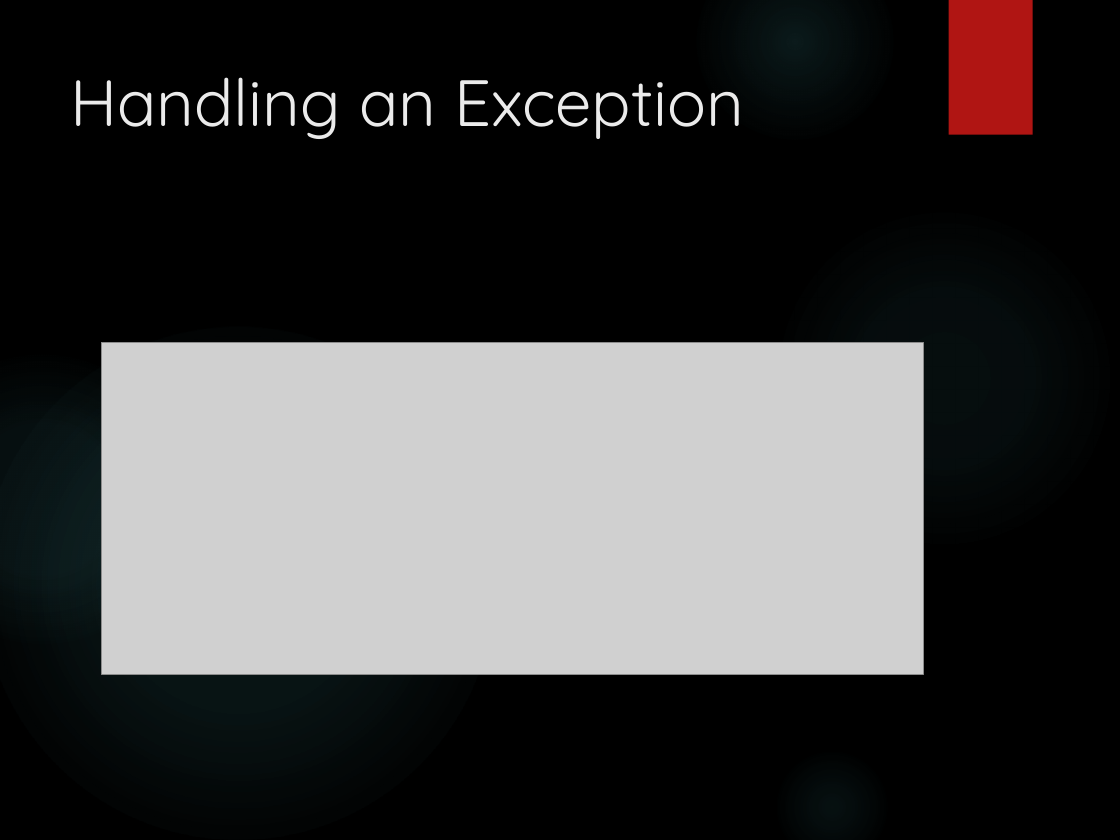
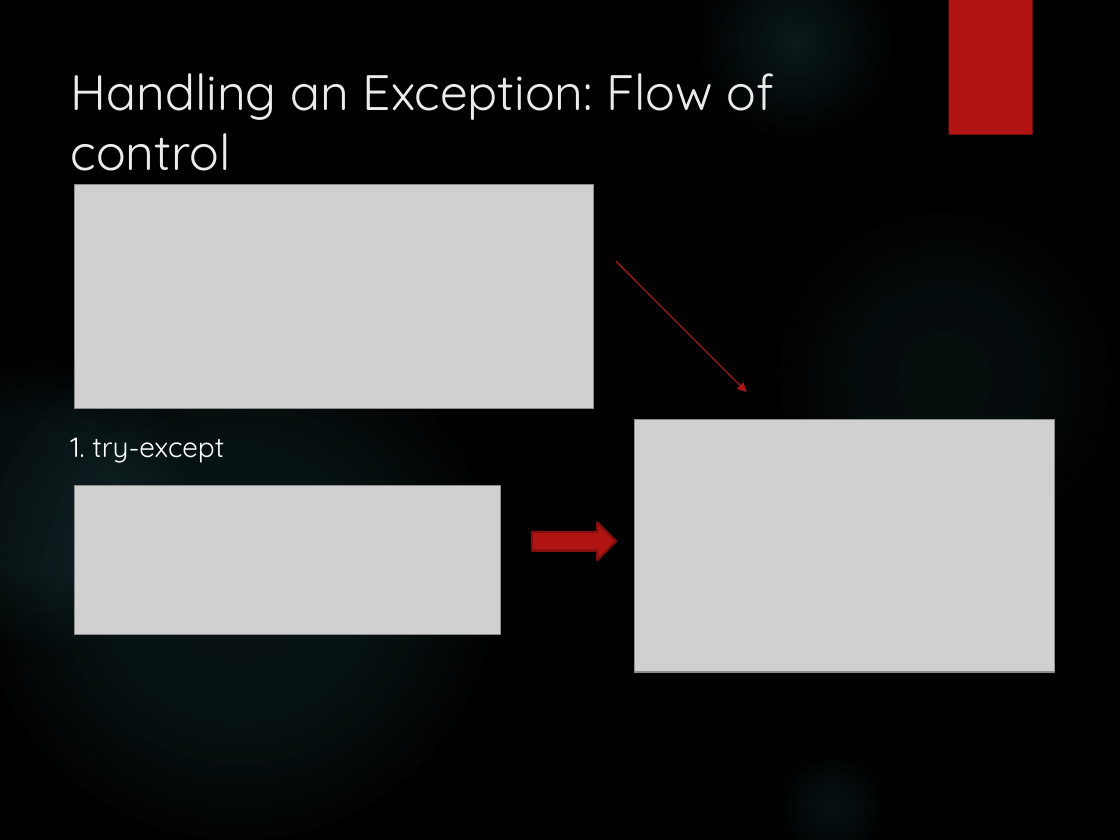
Before and after one commit to GLA-Python/python3.10.0, a slide deck: slide 3 of Topicwise PDF/Exception Handling.pptx. Drawn at 1120x840 pixels with LibreOffice and Linux fonts; fonts in the diff are those of the drawing; grey boxes stand for pictures; background and template pictures are left out. Boxes give left, top, right and bottom in pixels: in the first picture for what was removed or moved away, otherwise in the second. Text is boxed around its words. In the diff, an @@ line names an element or a change of style, - is before the commit and + after.

```diff
--- a/Topicwise PDF/Exception Handling.pptx
+++ b/Topicwise PDF/Exception Handling.pptx
@@ title at [71, 73, 773, 171]: text changed; size 42 to 32 pt @@
-Handling an Exception
+Handling an Exception: Flow of control
@@ picture added at [75, 184, 595, 409] @@
@@ arrow added from (616, 261) to (747, 392), #B01513 0.75 pt @@
@@ picture removed at [101, 343, 923, 674] @@
@@ picture added at [635, 419, 1055, 672] @@
@@ text added at [70, 437, 224, 463], 18 pt, text #FFFFFF @@
+1. try-except
@@ picture added at [75, 485, 501, 634] @@
@@ right arrow added at [532, 523, 616, 560], fill #B01513, outline #82100E 1.5 pt @@
```
Also in this commit, not shown: 9 other slides changed, 8 slides added, 8 slides removed.
